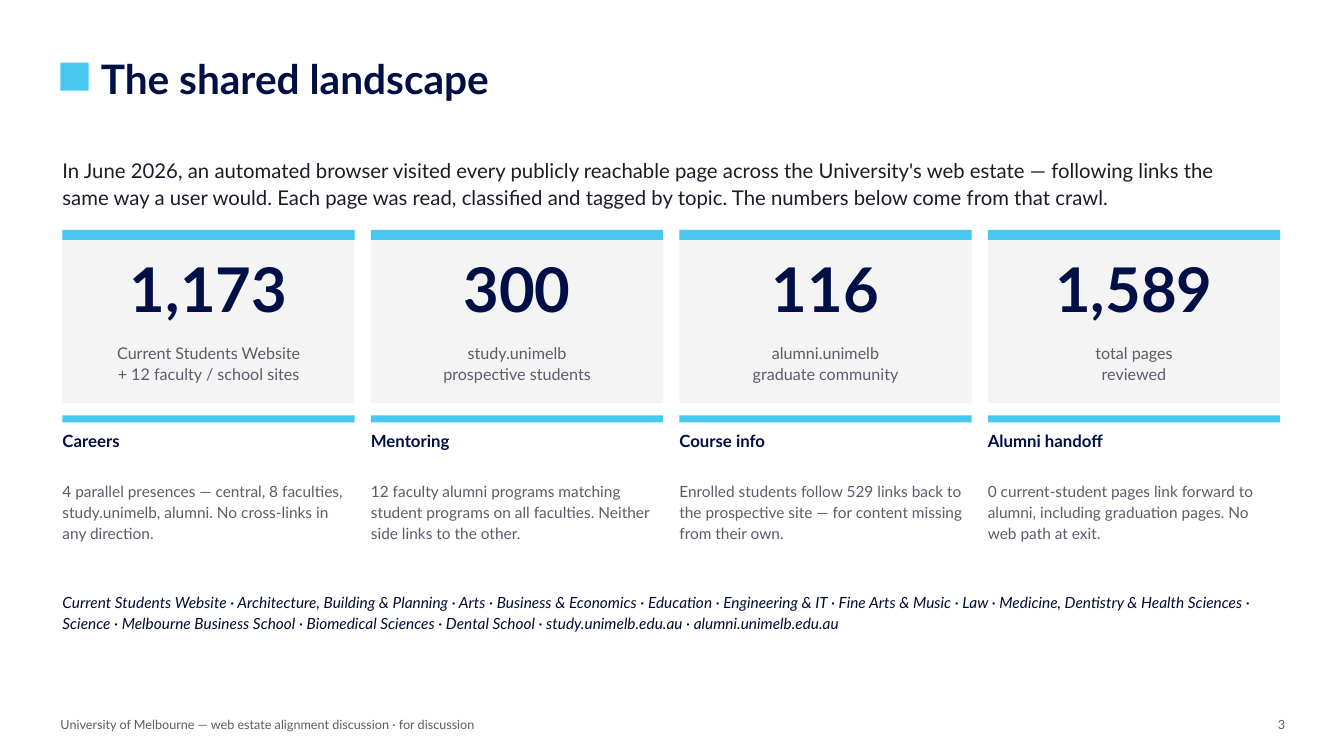
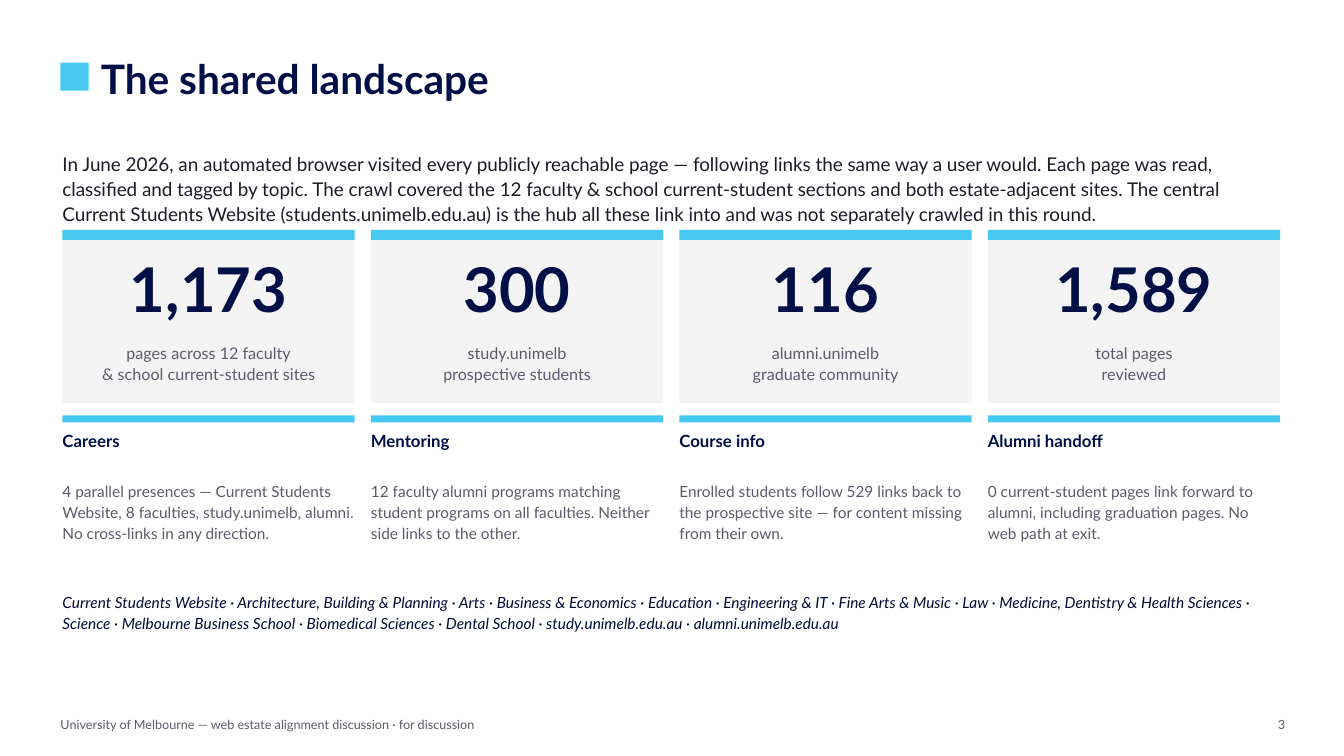
Before and after one commit to Enterprise-Services-Group/unimelb-current-students-ia, a slide deck: slide 3 of discussion-deck/Current-Students-EndToEnd-Discussion.pptx. Drawn at 1344x756 pixels with LibreOffice and Linux fonts; fonts in the diff are those of the drawing. Boxes give left, top, right and bottom in pixels: in the first picture for what was removed or moved away, otherwise in the second. Text is boxed around its words. In the diff, an @@ line names an element or a change of style, - is before the commit and + after.

```diff
--- a/discussion-deck/Current-Students-EndToEnd-Discussion.pptx
+++ b/discussion-deck/Current-Students-EndToEnd-Discussion.pptx
@@ text at [62, 157, 1219, 225]: text changed; size 14.5 to 13.5 pt @@
-In June 2026, an automated browser visited every publicly reachable page across the University's web estate — following links the same way a user would. Each page was read, classified and tagged by topic. The numbers below come from that crawl.
+In June 2026, an automated browser visited every publicly reachable page — following links the same way a user would. Each page was read, classified and tagged by topic. The crawl covered the 12 faculty & school current-student sections and both estate-adjacent sites. The central Current Students Website (students.unimelb.edu.au) is the hub all these link into and was not separately crawled in this round.
@@ text at [118, 347, 315, 380]: text changed @@
-Current Students Website
-+ 12 faculty / school sites
+pages across 12 faculty
+& school current-student sites
@@ text at [62, 485, 354, 542]: text changed @@
-4 parallel presences — central, 8 faculties, study.unimelb, alumni. No cross-links in any direction.
+4 parallel presences — Current Students Website, 8 faculties, study.unimelb, alumni. No cross-links in any direction.
```
Also in this commit, not shown: 3 other slides changed, 1 slide added, 1 slide removed, 3 other files.
